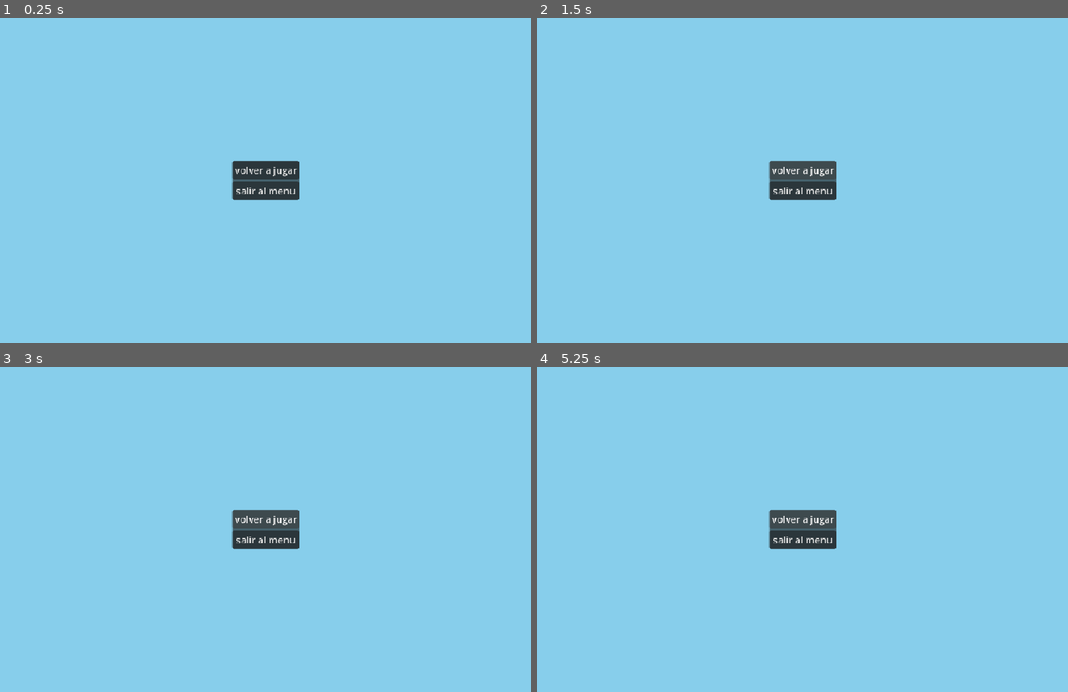
Above: before the commit, frames 1-4 (two rows, left to right).
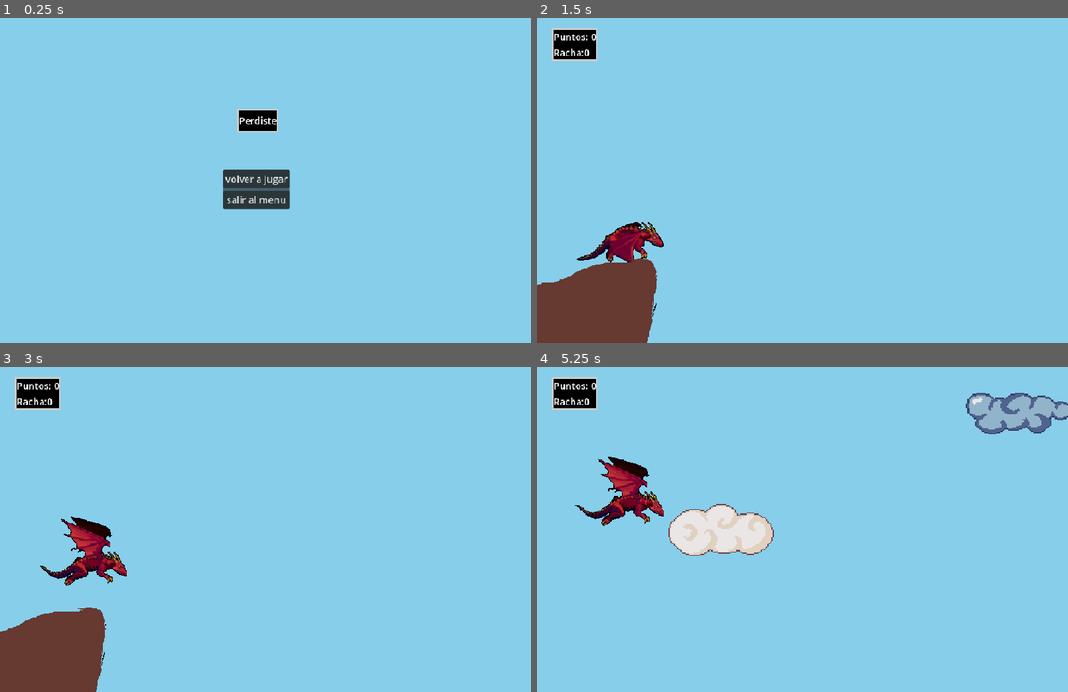
Above: after the commit, the same moments.

Repository: panchoidegamer2/Innocents-and-dragons
Game: Godot game, scene res://scenes/gameover.tscn
The game is run twice, just before and just after one commit, with the same random seed, the same clock (stepped at 60 frames per second) and the same inputs. This scene is started directly instead of the project's main scene.
Inputs (mouse positions are in pixels of both pictures, inside the frame that each line leads up to):
- Up to frame 1 (0.25 s): no input
- Up to frame 2 (1.5 s): click "volver a jugar" at 0.5 s; click (802, 170) at 1.25 s, where only the run before the commit has a clickable "volver a jugar"
- Up to frame 3 (3 s): click (265, 519) at 2 s, where only the run before the commit has a clickable "volver a jugar"; tap Enter at 2.75 s; tap Space (volar) at 2.85 s
- Up to frame 4 (5.25 s): tap Space (volar) at 3.6, 4.35, 5.1 s

The runs differ from the first frame. In frame 1, 2.0% of the frame differs, in the area x 42-57%, y 28-59%; in frame 2, 8.4%, in the area x 0-57%, y 3-100%; in frame 3, 8.3%; in frame 4, 8.1%.

Commit message:
comente todo y hice algo no se

Diff:
--- a/scenes/gameover.tscn
+++ b/scenes/gameover.tscn
@@ -1,26 +1,55 @@
 [gd_scene format=3 uid="uid://0p7rwcsvaudk"]
 
-[node name="PanelContainer" type="PanelContainer" unique_id=1627635531]
+[ext_resource type="Script" uid="uid://bjm3ttw662ibj" path="res://scripts/gameover.gd" id="1_ncp31"]
+
+[sub_resource type="StyleBoxFlat" id="StyleBoxFlat_k3tv6"]
+bg_color = Color(0, 0, 0, 1)
+border_width_left = 3
+border_width_top = 3
+border_width_right = 3
+border_width_bottom = 3
+
+[sub_resource type="LabelSettings" id="LabelSettings_vivx3"]
+
+[node name="Node" type="Node" unique_id=1440133414]
+
+[node name="PanelContainer" type="PanelContainer" parent="." unique_id=1627635531]
 propagate_maximum_size = false
 anchors_preset = 8
 anchor_left = 0.5
 anchor_top = 0.5
 anchor_right = 0.5
 anchor_bottom = 0.5
-offset_left = -56.5
-offset_top = -33.0
-offset_right = 56.5
-offset_bottom = 33.0
+offset_left = -72.0
+offset_top = -18.0
+offset_right = 41.0
+offset_bottom = 48.0
 grow_horizontal = 2
 grow_vertical = 2
+script = ExtResource("1_ncp31")
 
-[node name="VBoxContainer" type="VBoxContainer" parent="." unique_id=1078224250]
+[node name="VBoxContainer" type="VBoxContainer" parent="PanelContainer" unique_id=1078224250]
 layout_mode = 2
 
-[node name="Button" type="Button" parent="VBoxContainer" unique_id=1321125640]
+[node name="Button" type="Button" parent="PanelContainer/VBoxContainer" unique_id=1321125640]
 layout_mode = 2
 text = "volver a jugar"
 
-[node name="Button2" type="Button" parent="VBoxContainer" unique_id=427224662]
+[node name="Button2" type="Button" parent="PanelContainer/VBoxContainer" unique_id=427224662]
 layout_mode = 2
 text = "salir al menu"
+
+[node name="PanelContainer2" type="PanelContainer" parent="." unique_id=2059815576]
+offset_left = 402.0
+offset_top = 154.0
+offset_right = 466.0
+offset_bottom = 194.0
+theme_override_styles/panel = SubResource("StyleBoxFlat_k3tv6")
+
+[node name="Label" type="Label" parent="PanelContainer2" unique_id=863700404]
+layout_mode = 2
+text = "Perdiste"
+label_settings = SubResource("LabelSettings_vivx3")
+
+[connection signal="pressed" from="PanelContainer/VBoxContainer/Button" to="PanelContainer" method="boton1"]
+[connection signal="pressed" from="PanelContainer/VBoxContainer/Button2" to="PanelContainer" method="boton2"]
--- a/scripts/game.gd
+++ b/scripts/game.gd
@@ -15,21 +15,38 @@
 
 # Called when the node enters the scene tree for the first time.
 func _ready() -> void:
+	#pone los puntos en 0 al inicio
+	Global.puntos = 0
+	Global.racha = 0
 	get_tree().paused = true
 
 # Called every frame. 'delta' is the elapsed time since the previous frame.
 func _process(_delta: float) -> void:
+	#despausa el juego una vez haces el primer input
 	if Input.is_action_just_pressed("volar") and get_tree().paused == true:
 		get_tree().paused = false
 		timer.start()
+	#muestra los puntos y la racha en pantalla
 	puntos.text = "Puntos: " + str(Global.puntos)
 	racha.text = "Racha:" + str(Global.racha)
 
+	#timer que genera las nubes
 func _on_timer_timeout() -> void:
+	#instancia la escena de nube, para crear varias
 	var instance : Area2D = nube.instantiate()
+
+	#genera una posicion random desde el array "spawns"
 	instance.position = spawns.pick_random()
+
+	#agarra el nodo de sprite de la nube instanciada para cambiarlo
 	var diseño : AnimatedSprite2D = instance.get_node("AnimatedSprite2D")
+
+	#array diseño cambia el color de las nubes, siendo normales o de tormenta
 	diseño.animation = array_diseño.pick_random()
+
+	#array nubes cambia el sprite, siendo mas grande o mas chiquitas
 	diseño.frame = array_nubes.pick_random()
+
+	#añade la nube instanciada como hijo
 	add_child(instance)
 #
--- /dev/null
+++ b/scripts/gameover.gd
@@ -0,0 +1,9 @@
+extends PanelContainer
+
+#cambia la escena al juego
+func boton1() -> void:
+	get_tree().change_scene_to_file("res://scenes/game.tscn")
+
+#cambia la escena a el menu principal
+func boton2() -> void:
+	get_tree().change_scene_to_file("res://scenes/menu_principal.tscn")
--- a/scripts/guardar.gd
+++ b/scripts/guardar.gd
@@ -7,24 +7,31 @@
 
 
 func _save() -> void:
+	#crea un diccionario con las variables a guardar
 	var datos_guardables: Dictionary = {
 	"Mejor_puntaje" : mejor_puntaje,
 	"Mejor_racha" : mejor_racha
 	}
-	print_debug(datos_guardables)
+
+	#abre el archivo en la ruta dada arriba en modo de escritura, si no existe lo crea
 	var file = FileAccess.open(ruta_guardado,FileAccess.WRITE)
+
+	#guarda un duplicado del directorio en el archivo abierto y lo cierra
 	file.store_var(datos_guardables.duplicate())
 	file.close()
 
 func _load() -> void:
+	# pregunta si el archivo existe, si no existe no carga nada
 	if FileAccess.file_exists(ruta_guardado):
+		#abre el archivo en modo solo lectura
 		var file = FileAccess.open(ruta_guardado,FileAccess.READ)
+		#agarra los datos guardados y cierra el archivo
 		var datos = file.get_var()
 		file.close()
 
+		#duplica los datos guardados, la verdad no entendi por que lo hace pero el tutorial decia que lo haga
 		var datos_guardados = datos.duplicate()
-		print_debug(datos_guardados)
+
+		#carga los datos guardados en las variables correspondientes
 		mejor_puntaje = datos_guardados.Mejor_puntaje
 		mejor_racha = datos_guardados.Mejor_racha
-	else:
-		print("no hay datos guardados")
--- a/scripts/killzone.gd
+++ b/scripts/killzone.gd
@@ -1,6 +1,6 @@
 extends Area2D
 
-
+#guarda el juego y cambia la escena ig
 func _on_body_entered(_body: Node2D) -> void:
 	Guardar._save()
-	get_tree().free()
+	get_tree().change_scene_to_file("res://scenes/gameover.tscn")
--- a/scripts/menu_principal.gd
+++ b/scripts/menu_principal.gd
@@ -3,13 +3,19 @@
 @onready var label_puntajemax: Label = $"../PanelContainer/HBoxContainer/mejor puntaje"
 @onready var label_rachamax: Label = $"../PanelContainer/HBoxContainer/mejor racha"
 
+
 func _ready() -> void:
+	#carga los datos guardados
 	Guardar._load()
 
+	#los muestra en pantalla
 	label_puntajemax.text = "Mejor puntaje: " + str(Guardar.mejor_puntaje)
 	label_rachamax.text = "Mejor racha: " + str(Guardar.mejor_racha)
+
+#inicia el juego
 func boton1() -> void:
 	get_tree().change_scene_to_file("res://scenes/game.tscn")
 
+#cierra el juego
 func boton3() -> void:
 	get_tree().quit()
--- a/scripts/montaña.gd
+++ b/scripts/montaña.gd
@@ -1,15 +1,10 @@
 extends Sprite2D
 
 
-# Called when the node enters the scene tree for the first time.
-func _ready() -> void:
-	pass # Replace with function body.
-
-
-# Called every frame. 'delta' is the elapsed time since the previous frame.
+# mueve la montaña
 func _process(_delta: float) -> void:
 	position = position - Vector2(3,0)
 
-
+#ni bien la montaña desaparece de pantalla la borra del tree, asi no ocupa espacio
 func _on_visible_on_screen_notifier_2d_screen_exited() -> void:
 	queue_free()
--- a/scripts/nube.gd
+++ b/scripts/nube.gd
@@ -1,6 +1,8 @@
 extends Area2D
 
+#las variables static son para todas las instancias, si cambia en una cambia en todas
 static var velocidad_nube:int = 500
+#el resto de variables
 @onready var jugador: CharacterBody2D = $"../jugador"
 @onready var timer: Timer = $Timer
 @onready var nube: AnimatedSprite2D = $AnimatedSprite2D
@@ -11,18 +13,25 @@
 func _process(delta: float) -> void:
 	#mueve a la nube por la velocidad dada multiplicado por delta
 	position = position - Vector2(velocidad_nube * delta,0)
+
+	#si alguno de los rayos colisiona con el jugador suma los puntos
+	#se elimina el rayo asi no suma mas de un punto
 	if rayo_arriba.is_colliding() or rayo_abajo.is_colliding():
 		Global.puntos += 1
 		Global.racha += 1
 		rayo_arriba.enabled = false
 		rayo_abajo.enabled = false
+
+		#si los puntos actuales son mayores al mejor, lo sube
+		#igual con la racha
 		if Global.puntos > Guardar.mejor_puntaje:
 			Guardar.mejor_puntaje = Global.puntos
 		if Global.racha > Guardar.mejor_racha:
 			Guardar.mejor_racha = Global.racha
 
-
+#tocar la nube con el dragon
 func _on_body_entered(_body: Node2D) -> void:
+	#si la nube es normal o no cambia el comportamiento
 	if nube.animation == "nube normal":
 		#cuando un cuerpo entra en la nube baja la velocidad y empieza el timer
 		velocidad_nube = 250
Not shown, added: scripts/gameover.gd.uid
